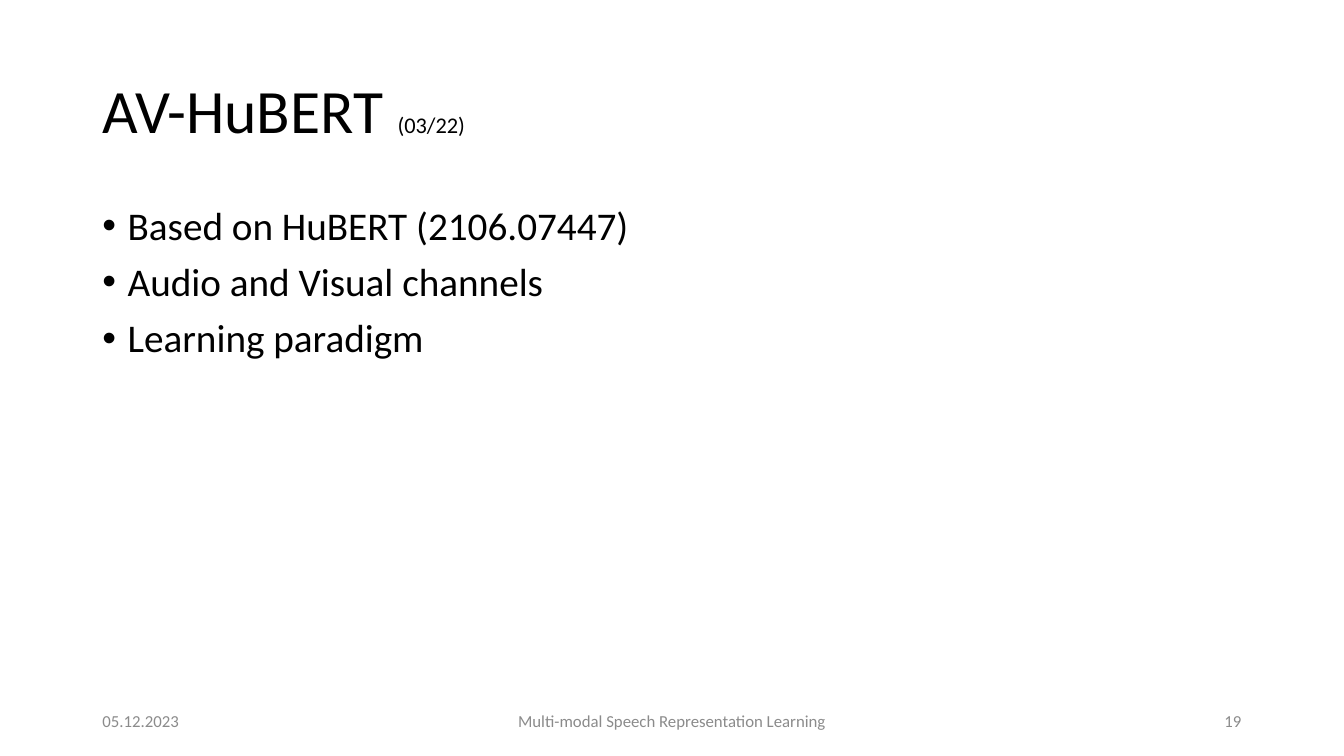
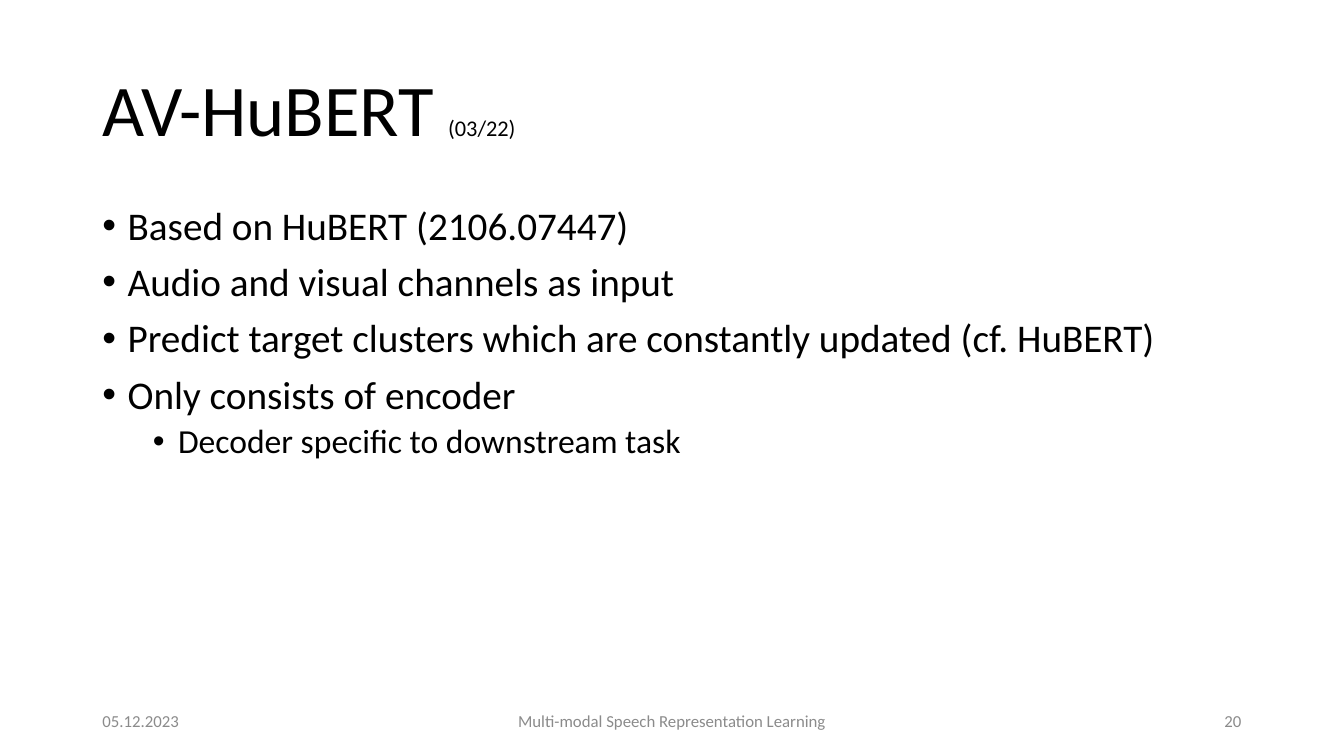
Before and after one commit to carlos-schmidt/nn-seminar, a slide deck: slide 20 of presentation.pptx (slide 19 before the commit). Drawn at 1344x756 pixels with LibreOffice and Linux fonts; fonts in the diff are those of the drawing. Boxes give left, top, right and bottom in pixels: in the first picture for what was removed or moved away, otherwise in the second. Text is boxed around its words. In the diff, an @@ line names an element or a change of style, - is before the commit and + after.

```diff
--- a/presentation.pptx
+++ b/presentation.pptx
@@ title "AV-HuBERT (03/22)" at (x1=102, y1=89, x2=515, y2=139): size 44 to 52 pt in "AV-HuBERT" @@
@@ text at (x1=128, y1=268, x2=1154, y2=459): text changed @@
-• Audio and Visual channels
-• Learning paradigm
+• Audio and visual channels as input
+• Predict target clusters which are constantly updated (cf. HuBERT)
+• Only consists of encoder
+  • Decoder specific to downstream task
@@ page number at (x1=1224, y1=716, x2=1241, y2=727): text changed @@
-19
+20
```
Also in this commit, not shown: 8 other slides changed, 4 slides added, 1 other file.
